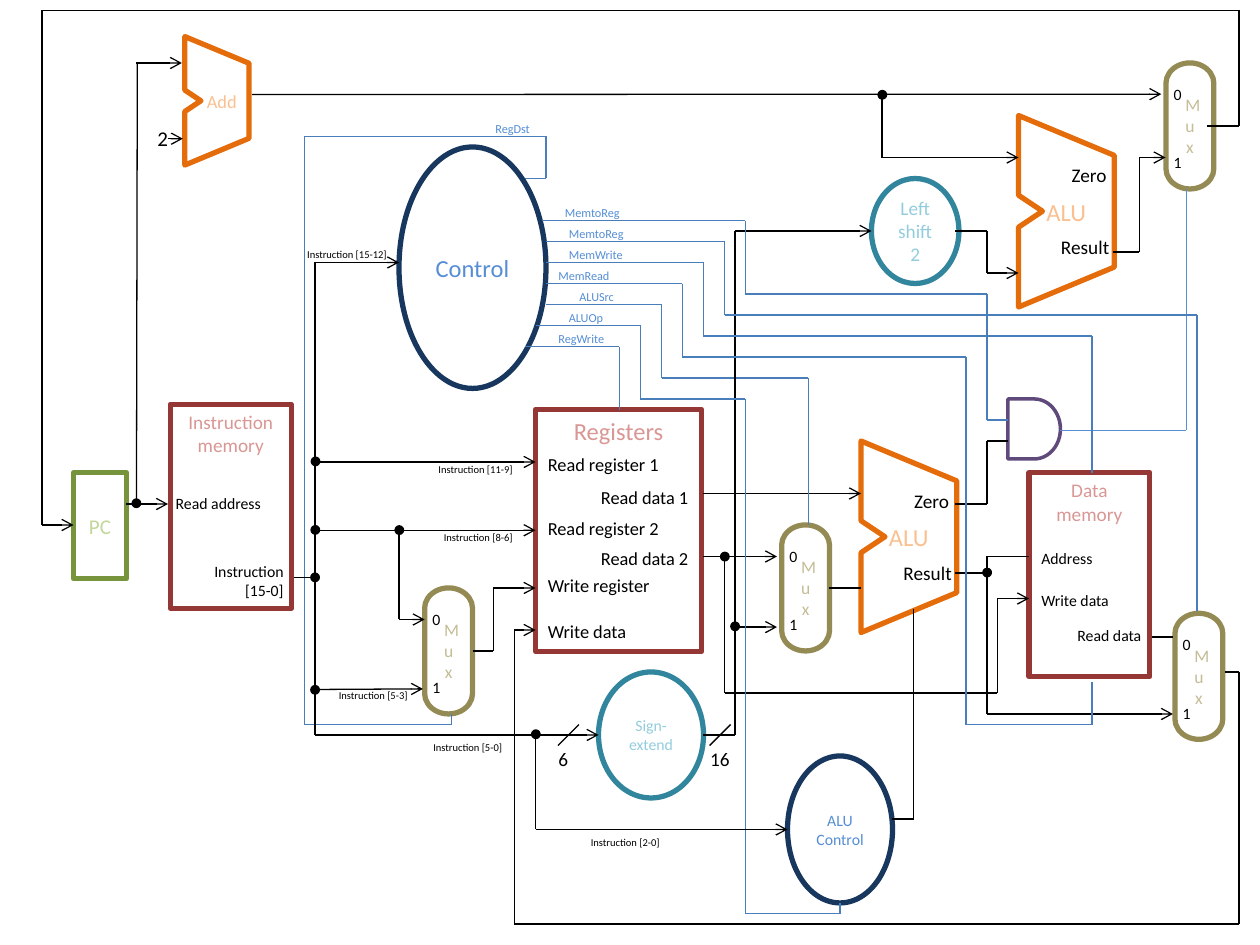
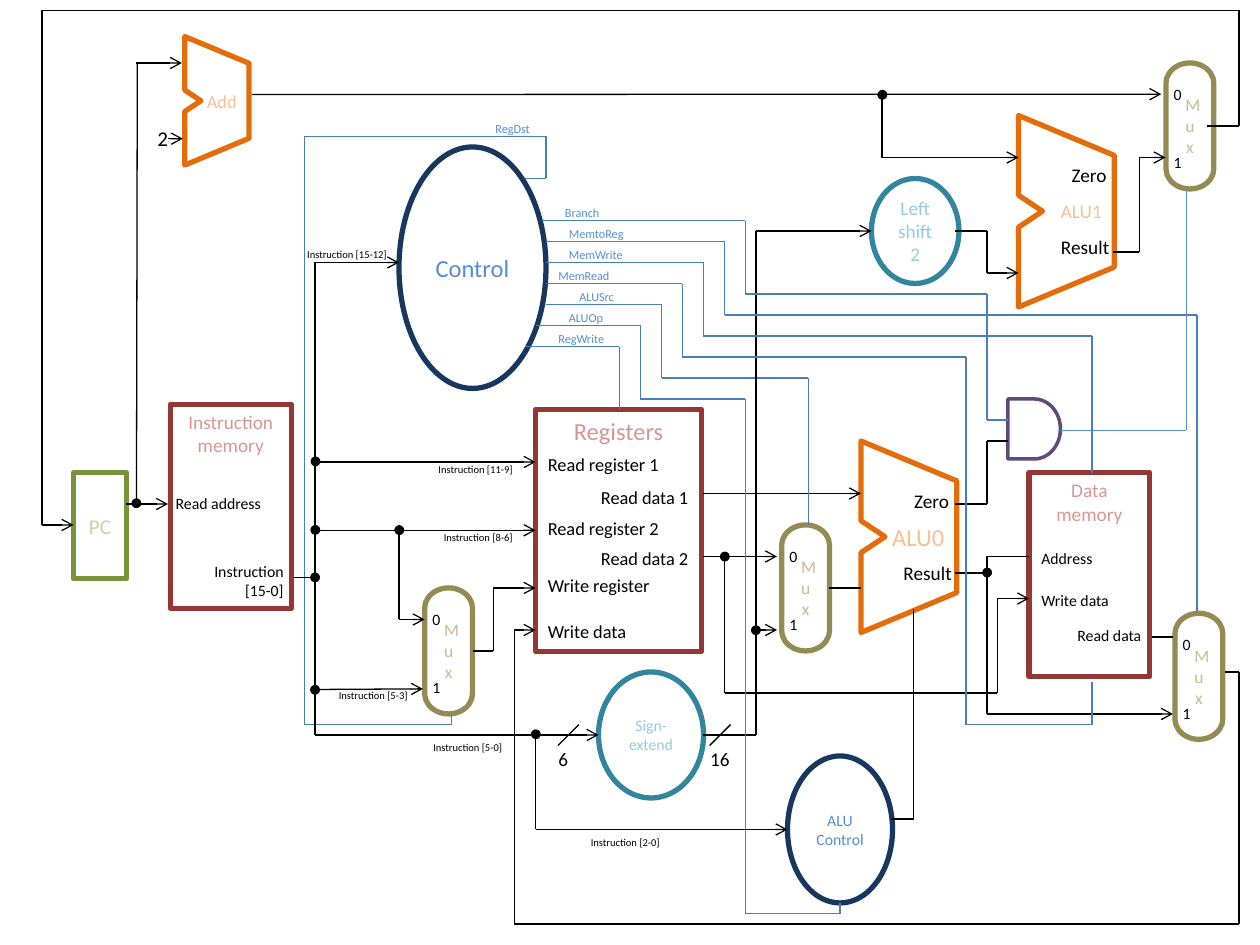
Before and after one commit to trimmerdb/EGRE_426, a slide deck: slide 1 of CPU block diagram.pptx. Drawn at 1260x945 pixels with LibreOffice and Linux fonts; fonts in the diff are those of the drawing. Boxes give left, top, right and bottom in pixels: in the first picture for what was removed or moved away, otherwise in the second. Text is boxed around its words. In the diff, an @@ line names an element or a change of style, - is before the commit and + after.

```diff
--- a/CPU block diagram.pptx
+++ b/CPU block diagram.pptx
@@ text at (565,208,599,221): text changed @@
-MemtoReg
+Branch
@@ text in freeform shape at (1061,206,1102,218): text changed; size 14 to 11 pt @@
-ALU
+ALU1
@@ line moved from (735, 231) - (735, 735) to (756, 231) - (756, 735) @@
@@ arrow moved from (735, 231) - (872, 231) to (756, 231) - (872, 231) @@
@@ text in freeform shape at (892,530,944,546): text changed @@
-ALU
+ALU0
@@ ellipse: place and size @@
-ellipse at (732,624,738,630)
+ellipse at (752,627,759,634)
@@ arrow moved from (735, 627) - (777, 627) to (756, 630) - (777, 630) @@
@@ line moved from (703, 735) - (735, 735) to (703, 735) - (756, 735) @@
```
Also in this commit, not shown: 6 other files.
